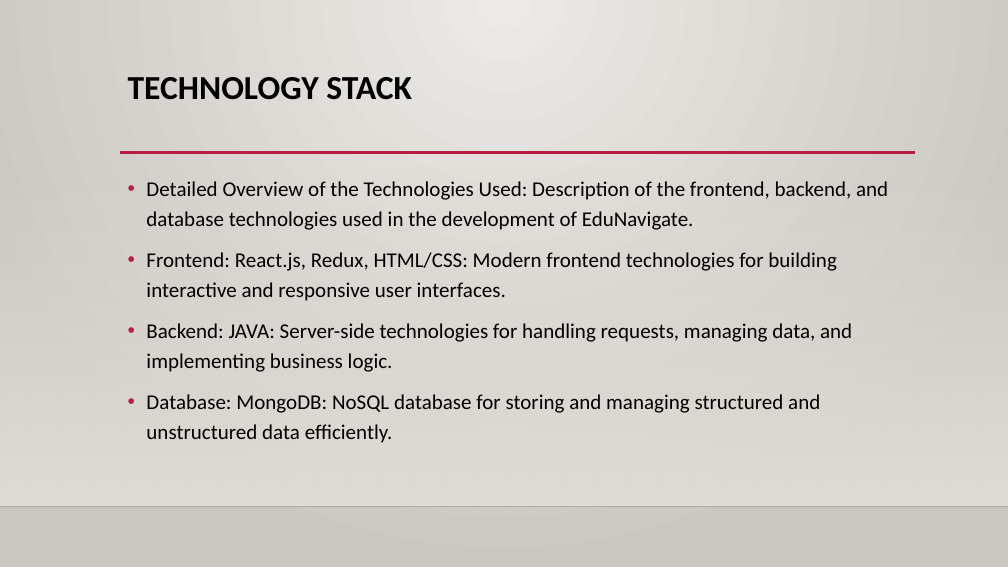
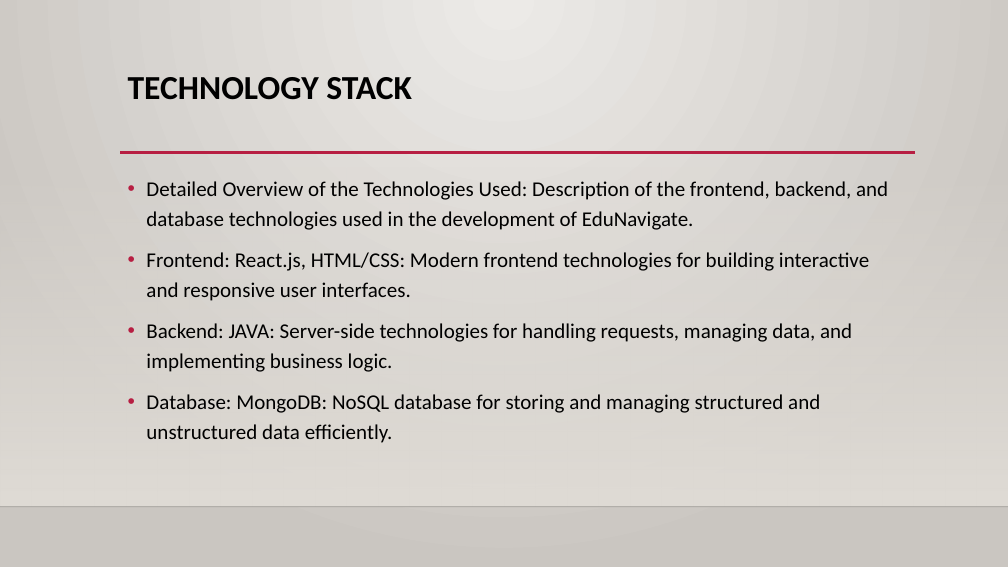
Before and after one commit to RK-Karthik14/EduNavaigate-Mysql, a slide deck: slide 10 of Document.pptx. Drawn at 1008x567 pixels with LibreOffice and Linux fonts; fonts in the diff are those of the drawing; background and template pictures are left out. Boxes give left, top, right and bottom in pixels: in the first picture for what was removed or moved away, otherwise in the second. Text is boxed around its words. In the diff, an @@ line names an element or a change of style, - is before the commit and + after.

```diff
--- a/Document.pptx
+++ b/Document.pptx
@@ text at box(146, 252, 869, 301): text changed @@
-• Frontend: React.js, Redux, HTML/CSS: Modern frontend technologies for building interactive and responsive user interfaces.
+• Frontend: React.js, HTML/CSS: Modern frontend technologies for building interactive and responsive user interfaces.
```
Also in this commit, not shown: 1 other slide changed, 1 other file.
